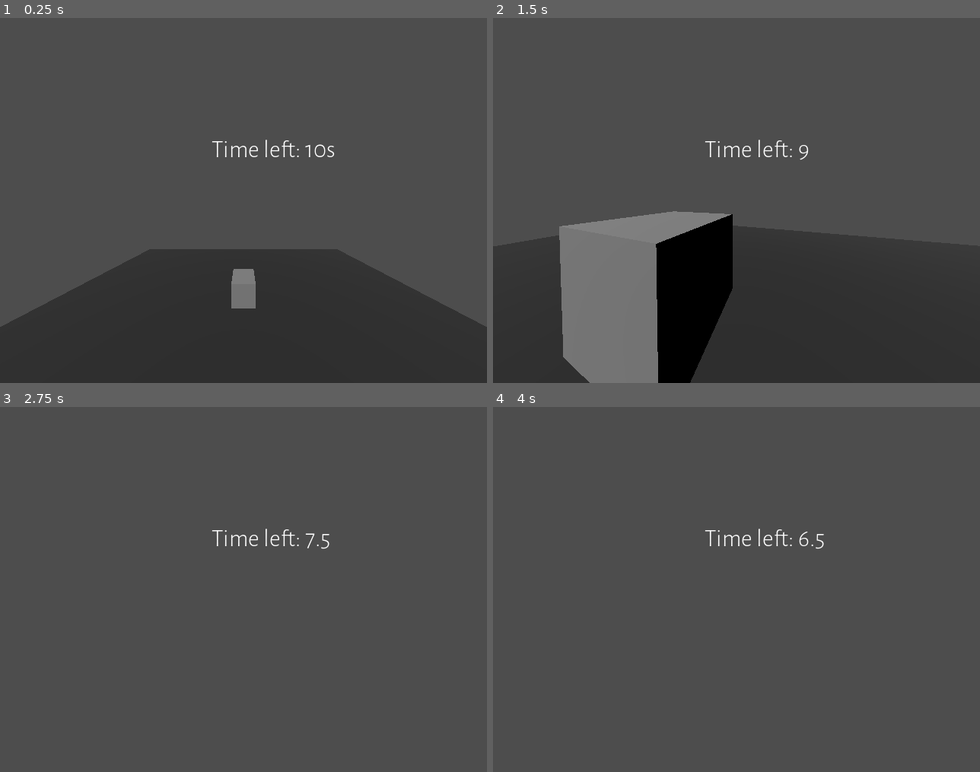
Above: before the commit, frames 1-4 (two rows, left to right).
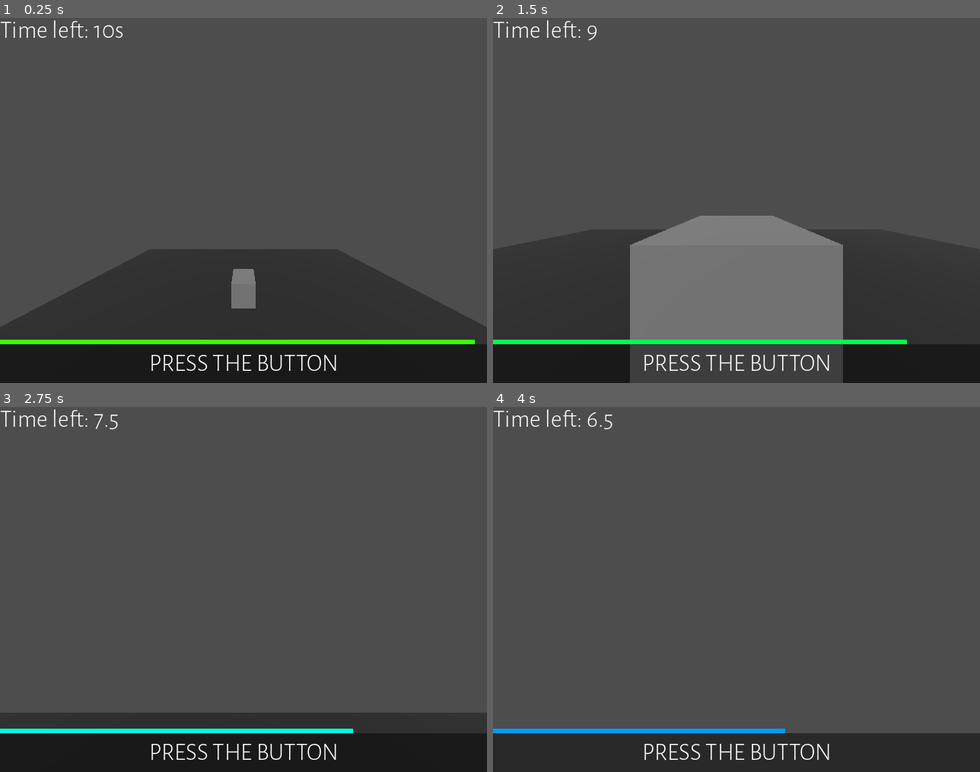
Above: after the commit, the same moments.

Repository: catboyBinary/LudumDare51
Game: Godot game, scene res://scenes/Main.tscn
The game is run twice, just before and just after one commit, with the same random seed, the same clock (stepped at 60 frames per second) and the same inputs.
Inputs (mouse positions are in pixels of both pictures, inside the frame that each line leads up to):
- Up to frame 1 (0.25 s): no input
- Up to frame 2 (1.5 s): tap Enter (ui_accept) at 0.5 s; move the mouse to (760, 200) at 0.52 s; hold W (move_forward) from 0.53 s (still down); tap Space (jump) at 0.77 s; move the mouse to (712, 200) at 1.27 s
- Up to frame 3 (2.75 s): keep holding W (move_forward); tap Space (jump) at 1.52 s; move the mouse to (253, 582) at 2.02 s
- Up to frame 4 (4 s): keep holding W (move_forward); move the mouse to (731, 596) at 2.77 s; tap Space (jump) at 3.02, 3.77 s; tap Enter (ui_accept) at 3.5 s; move the mouse to (775, 593) at 3.52 s

The runs differ from the first frame. In frame 1, 2.2% of the frame differs, in the area x 0-98%, y 0-97%; in frame 2, 22%, in the area x 0-85%, y 0-100%; in frame 3, 17%; in frame 4, 12%.

Commit message:
yes my cocketh is big how did you know

Diff:
--- a/scenes/Main.tscn
+++ b/scenes/Main.tscn
@@ -8,20 +8,35 @@
 
 [node name="main" type="Node"]
 
-[node name="Games" type="Node" parent="."]
+[node name="SubViewportContainer" type="SubViewportContainer" parent="."]
+anchors_preset = 15
+anchor_right = 1.0
+anchor_bottom = 1.0
+grow_horizontal = 2
+grow_vertical = 2
+
+[node name="SubViewport" type="SubViewport" parent="SubViewportContainer"]
+handle_input_locally = false
+size = Vector2i(640, 480)
+render_target_update_mode = 4
+
+[node name="Games" type="CanvasLayer" parent="SubViewportContainer/SubViewport"]
+follow_viewport_enabled = true
 script = ExtResource("1_mjxak")
 
-[node name="FPSGame" parent="Games" instance=ExtResource("2_hlww5")]
+[node name="FPSGame" parent="SubViewportContainer/SubViewport/Games" instance=ExtResource("2_hlww5")]
 process_mode = 4
 visible = false
 
-[node name="MouseGame" parent="Games" instance=ExtResource("3_56twc")]
+[node name="MouseGame" parent="SubViewportContainer/SubViewport/Games" instance=ExtResource("3_56twc")]
 process_mode = 4
 visible = false
 
-[node name="Platformer2D" parent="Games" instance=ExtResource("4_gp84m")]
+[node name="Platformer2D" parent="SubViewportContainer/SubViewport/Games" instance=ExtResource("4_gp84m")]
 process_mode = 4
 visible = false
 
-[node name="Director" parent="." node_paths=PackedStringArray("game_switcher") instance=ExtResource("1_s7l41")]
-game_switcher = NodePath("../Games")
+[node name="GameOverlay" type="CanvasLayer" parent="."]
+
+[node name="Director" parent="GameOverlay" node_paths=PackedStringArray("game_switcher") instance=ExtResource("1_s7l41")]
+game_switcher = NodePath("../../SubViewportContainer/SubViewport/Games")
--- a/scenes/MainMenu.tscn
+++ b/scenes/MainMenu.tscn
@@ -26,7 +26,6 @@
 text = "LudumDare51"
 
 [node name="Camera2d" type="Camera2D" parent="."]
-anchor_mode = 0
 current = true
 
 [node name="CameraShake" parent="Camera2d" instance=ExtResource("3_xqlbu")]
--- a/scenes/director.gd
+++ b/scenes/director.gd
@@ -4,6 +4,7 @@
 @onready var timer: Timer = $Timer
 @onready var game_announce: GameAnnounce = $GameAnnounce
 @onready var well_done: ColorRect = $WellDone
+@onready var camera: Camera2D = $Camera2d
 
 var current_game: int = 0
 @export var game_switcher: Node
--- a/scenes/director.tscn
+++ b/scenes/director.tscn
@@ -19,16 +19,19 @@
 wait_time = 0.5
 
 [node name="TimerLabel" type="Label" parent="."]
+layout_mode = 0
 offset_right = 365.0
 offset_bottom = 76.0
 theme_override_font_sizes/font_size = 32
 text = "Time left: 10s"
 
 [node name="GameAnnounce" parent="." instance=ExtResource("2_cio78")]
+layout_mode = 1
 offset_top = -51.0
 
 [node name="WellDone" type="ColorRect" parent="."]
 visible = false
+layout_mode = 1
 anchors_preset = 8
 anchor_left = 0.5
 anchor_top = 0.5
@@ -43,6 +46,7 @@
 pivot_offset = Vector2(200, 100)
 
 [node name="Label" type="Label" parent="WellDone"]
+layout_mode = 1
 anchors_preset = 15
 anchor_right = 1.0
 anchor_bottom = 1.0
@@ -61,6 +65,7 @@
 
 [node name="Camera2d" type="Camera2D" parent="."]
 anchor_mode = 0
+current = true
 
 [node name="CameraShake" parent="Camera2d" instance=ExtResource("3_i5ddv")]
 
--- a/scenes/games/mouse_labyrinth/MouseFollower.gd
+++ b/scenes/games/mouse_labyrinth/MouseFollower.gd
@@ -1,6 +1,6 @@
 extends Area2D
 
-func _process(delta: float) -> void:
+func _process(_delta: float) -> void:
 	position = get_global_mouse_position()
 
 
